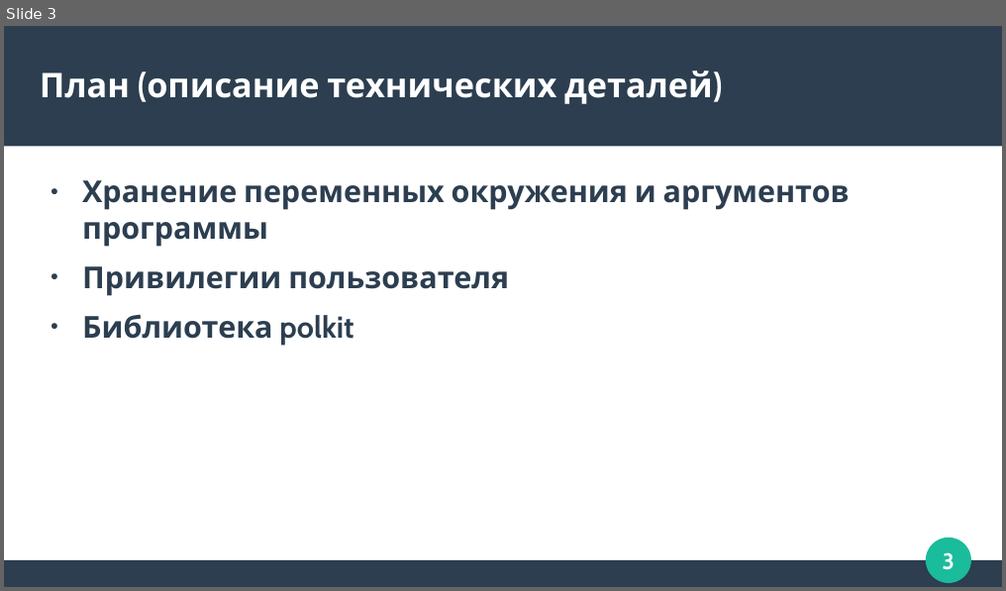
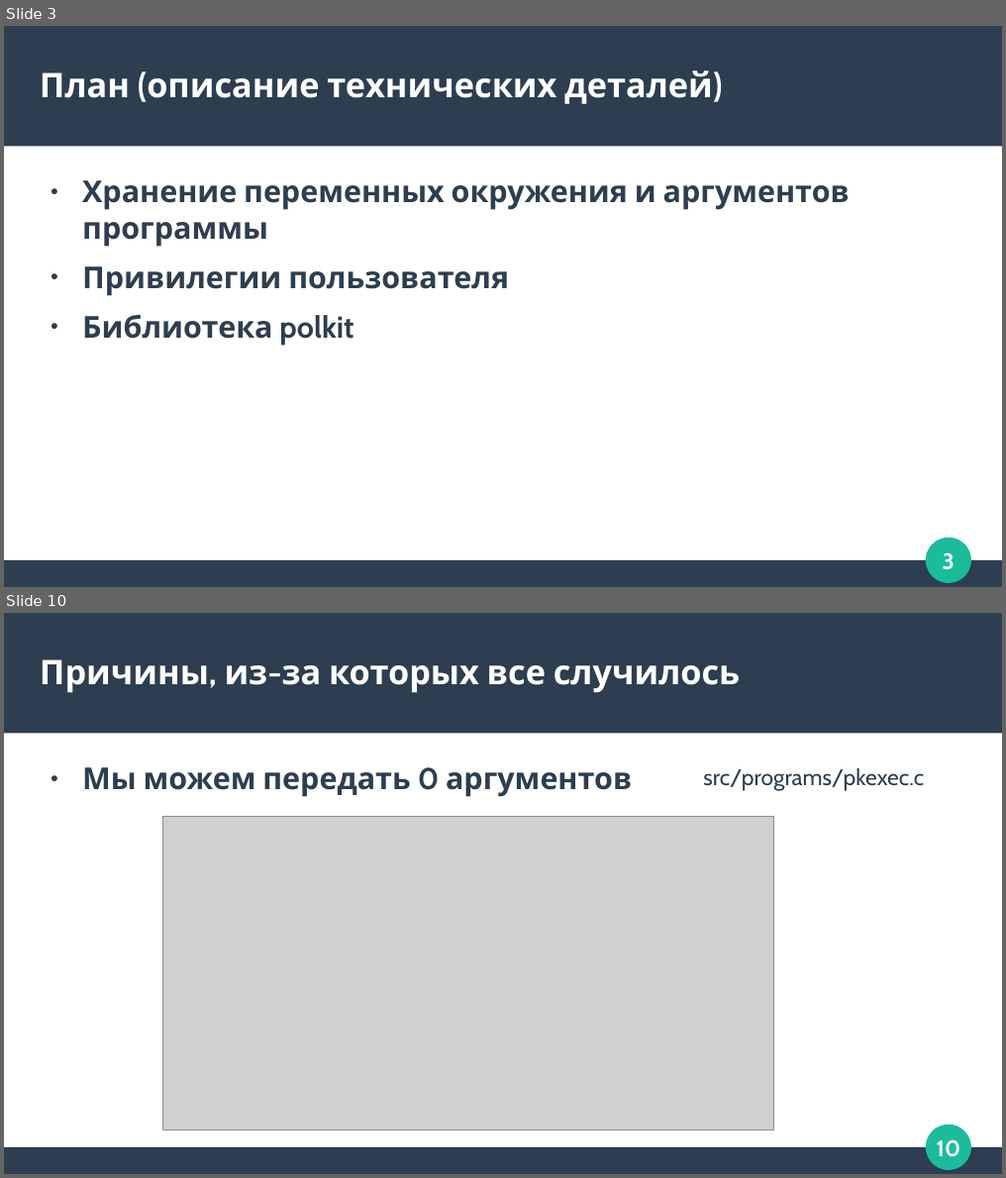
Before and after one commit to zubrailx/university-itmo, a slide deck: Year-3/Computer-architecture/lab-1/presentation.odp. Shown one above the other, each under a label of ours: slide 3 before the commit, slides 3 and 10 after it; the slides between them are not shown. The pictures are 1006x591 and 1006x1178 pixels, drawn with LibreOffice and Linux fonts; fonts in the diff are those of the drawing; grey boxes stand for pictures. Boxes give left, top, right and bottom in pixels: in the first picture for what was removed or moved away, otherwise in the second. Text is boxed around its words. In the diff, an @@ line names an element or a change of style, - is before the commit and + after.

```diff
--- a/Year-3/Computer-architecture/lab-1/presentation.odp
+++ b/Year-3/Computer-architecture/lab-1/presentation.odp
@@ slide 10 added at bbox=[4, 613, 1002, 1174], background #FFFFFF; not listed: 4 template elements that a slide beside it also shows @@
@@ title added at bbox=[40, 660, 741, 693], 27 pt, text #FFFFFF, bold @@
+Причины, из-за которых все случилось
@@ text added at bbox=[82, 767, 632, 797], 24 pt, text #2C3E50, bold @@
+● Мы можем передать 0 аргументов
@@ text added at bbox=[703, 768, 924, 791], 18 pt, text #2C3E50 @@
+src/programs/pkexec.c
@@ picture added at bbox=[162, 817, 773, 1130] @@
```
Also in this commit, not shown: 1 slide changed, 25 other slides added, 1 slide removed, 5 other files.
